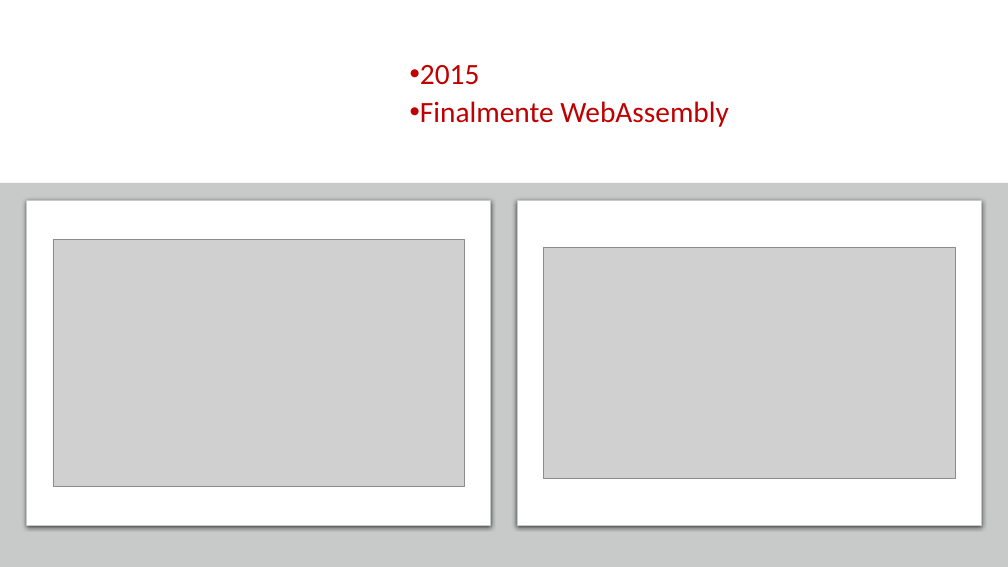
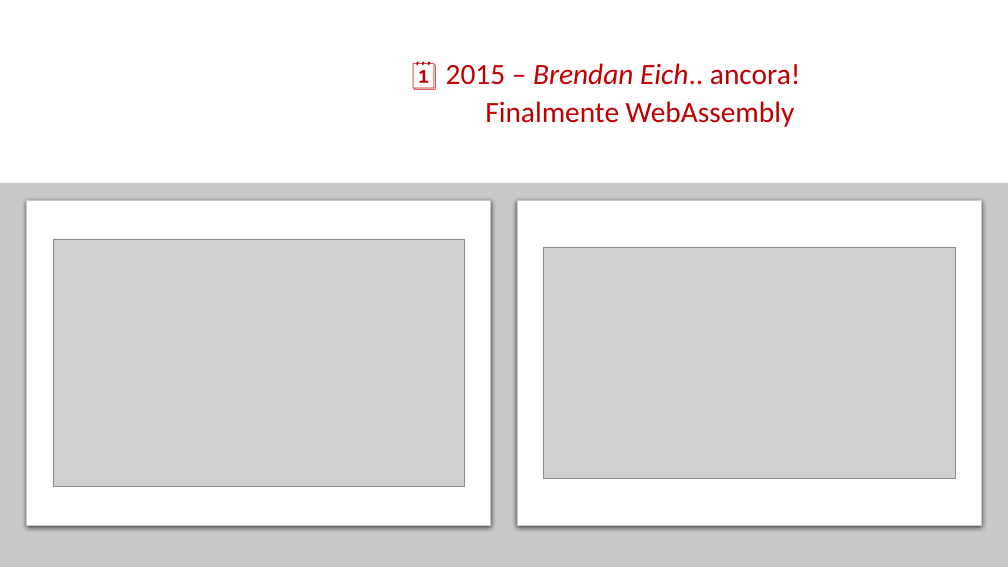
Before and after one commit to Ace68/slide, a slide deck: slide 10 of 2022/XMasDev/WebAssembly-XMASDEV2022.pptx (slide 8 before the commit). Drawn at 1008x567 pixels with LibreOffice and Linux fonts; fonts in the diff are those of the drawing; grey boxes stand for pictures; background and template pictures are left out. Boxes give left, top, right and bottom in pixels: in the first picture for what was removed or moved away, otherwise in the second. Text is boxed around its words. In the diff, an @@ line names an element or a change of style, - is before the commit and + after.

```diff
--- a/2022/XMasDev/WebAssembly-XMASDEV2022.pptx
+++ b/2022/XMasDev/WebAssembly-XMASDEV2022.pptx
@@ text at (446,63,800,85): text changed @@
-• 2015
+🗓️ 2015 – Brendan Eich.. ancora!
@@ text at (485,101,795,127): bullet • to none @@
```
Also in this commit, not shown: 8 other slides changed, 2 slides added.
